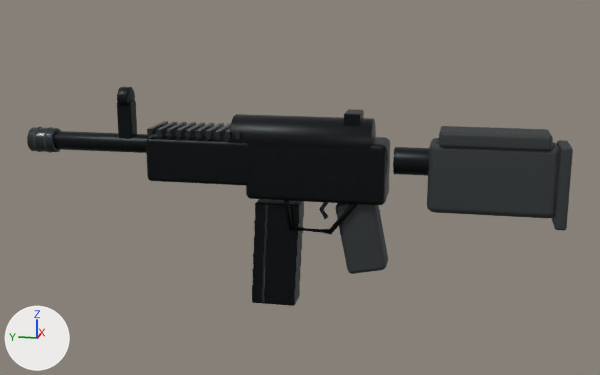
An edit to the glTF model models/csgo/famas.glb, drawn before and after from the same camera.
Before and after are seen from a 50 mm camera at (-1.319, -0.194, 0.301) aimed at (0.007, 0.072, -0.031). Lighting does not change. The marker at lower left points along +X, +Y and +Z. The first picture is the older version. Where no turn or scale is listed for an object, it has been applied to the vertices. Vertices at exactly the same position are counted once.

Names of what the first picture shows: 'weapon_Machined edges', 'weapon_Parkerized steel', 'weapon_Polymer'.
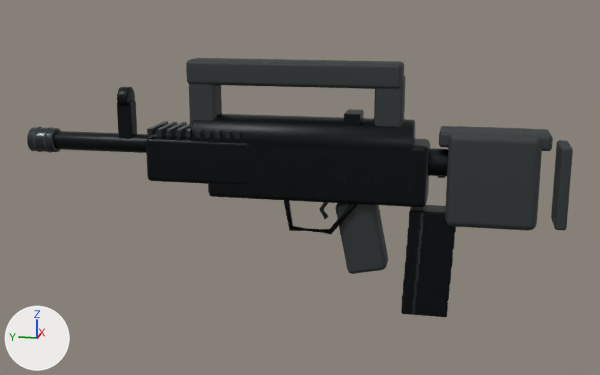
Boxes (x1, y1, x2, y2) around the edits, measured in the pictures (600 x 375 px; the box of a moved part takes in the faces that stretch with it):
'weapon_Parkerized steel', reshaped (7% wider): before (53, 87, 429, 306); after (53, 87, 456, 317)
'weapon_Polymer', reshaped: before (33, 126, 573, 274); after (33, 58, 573, 274)
'weapon_Machined edges', reshaped: before (27, 121, 329, 304); after (27, 121, 423, 315)
part 1 of me_cylinder_001, moved or reshaped: before (265, 205, 268, 222); after (420, 213, 423, 231)
part 2 of me_cylinder_001, moved or reshaped: before (265, 222, 267, 239); after (419, 230, 422, 248)
part 3 of me_cylinder_001, moved or reshaped: before (264, 238, 266, 255); after (417, 247, 420, 265)
part 4 of me_cylinder_001, moved or reshaped: before (263, 255, 266, 271); after (415, 264, 418, 282)
part 5 of me_cylinder_001, moved or reshaped: before (263, 271, 265, 288); after (414, 281, 417, 298)
part 6 of me_cylinder_001, moved or reshaped: before (262, 287, 264, 304); after (412, 298, 415, 315)
part 7 of me_cylinder_005, moved or reshaped: before (229, 114, 376, 150); after (191, 114, 415, 151)
part 8 of me_cylinder_005, moved or reshaped: before (255, 199, 304, 224); after (409, 205, 456, 233)
part 9 of me_cylinder_005, moved or reshaped: before (254, 218, 303, 240); after (407, 226, 455, 250)
part 10 of me_cylinder_005, moved or reshaped: before (254, 235, 302, 257); after (406, 245, 453, 267)
part 11 of me_cylinder_005, moved or reshaped: before (253, 251, 301, 273); after (404, 260, 452, 284)
part 12 of me_cylinder_005, moved or reshaped: before (252, 268, 300, 290); after (403, 279, 450, 300)
part 13 of me_cylinder_005, moved or reshaped: before (252, 282, 300, 306); after (401, 294, 448, 317)
part 14 of me_cylinder_005, moved or reshaped: before (379, 138, 390, 205); after (421, 139, 430, 207)
part 15 of me_cylinder_005, moved or reshaped: before (246, 194, 379, 205); after (209, 192, 421, 207)
part 16 of me_cylinder_005, moved or reshaped: before (246, 137, 385, 201); after (208, 139, 425, 203)
part 17 of me_cylinder_008, rebuilt (27% narrower, 31% taller): before (427, 138, 560, 218); after (445, 126, 542, 231)
part 18 of me_cylinder_008, added: after (189, 84, 222, 128)
part 19 of me_cylinder_008, added: after (374, 76, 405, 127)
part 20 of me_cylinder_008, added: after (186, 58, 404, 89)

Edits to the bpy script that builds the scene:
```text
Change me_cylinder_001:
    remove me_cylinder_001.from_pydata(...)  # 2610 vertices, 5096 faces; spans x -0.081..0.008, y -0.107..0.473, z -0.27..0.028
    add me_cylinder_001.from_pydata(...)  # 2610 vertices, 5096 faces; spans x -0.081..0.008, y -0.21..0.473, z -0.27..0.028
    me_cylinder_001 part 1: the loose piece of 80 vertices spanning x -0.066..-0.064, y 0.045..0.049, z -0.125..-0.095 is moved by (0.0, -0.255, 0.0)
    me_cylinder_001 part 2: the loose piece of 80 vertices spanning x -0.066..-0.064, y 0.047..0.051, z -0.154..-0.124 is moved by (0.0, -0.255, 0.0)
    me_cylinder_001 part 3: the loose piece of 80 vertices spanning x -0.066..-0.064, y 0.048..0.052, z -0.183..-0.153 is moved by (0.0, -0.255, 0.0)
    me_cylinder_001 part 4: the loose piece of 80 vertices spanning x -0.066..-0.064, y 0.05..0.054, z -0.212..-0.182 is moved by (0.0, -0.255, 0.0)
    me_cylinder_001 part 5: the loose piece of 80 vertices spanning x -0.066..-0.064, y 0.051..0.055, z -0.241..-0.211 is moved by (0.0, -0.255, 0.0)
    me_cylinder_001 part 6: the loose piece of 80 vertices spanning x -0.066..-0.064, y 0.053..0.057, z -0.27..-0.24 is moved by (0.0, -0.255, 0.0)
    other edits to the shape of me_cylinder_001 do not show in these pictures
Change me_cylinder_005:
    where me_cylinder_005.from_pydata(...)  # 2360 vertices, 4612 faces; spans x -0.039..0.039, y -0.651..0.159, z -0.267..0.096
    me_cylinder_005 part 7: the loose piece of 144 vertices spanning x -0.038..0.038, y -0.415..-0.185, z -0.021..0.055 is scaled about its middle by (1, 1.57, 1)
    me_cylinder_005 part 8: the loose piece of 96 vertices spanning x -0.023..0.023, y -0.298..-0.223, z -0.122..-0.089 is moved by (0.0, -0.255, 0.0)
    me_cylinder_005 part 9: the loose piece of 96 vertices spanning x -0.023..0.023, y -0.296..-0.221, z -0.151..-0.118 is moved by (0.0, -0.255, 0.0)
    me_cylinder_005 part 10: the loose piece of 96 vertices spanning x -0.023..0.023, y -0.295..-0.22, z -0.18..-0.147 is moved by (0.0, -0.255, 0.0)
    me_cylinder_005 part 11: the loose piece of 96 vertices spanning x -0.023..0.023, y -0.293..-0.218, z -0.209..-0.176 is moved by (0.0, -0.255, 0.0)
    me_cylinder_005 part 12: the loose piece of 96 vertices spanning x -0.023..0.023, y -0.292..-0.217, z -0.238..-0.205 is moved by (0.0, -0.255, 0.0)
    me_cylinder_005 part 13: the loose piece of 96 vertices spanning x -0.023..0.023, y -0.29..-0.215, z -0.267..-0.234 is moved by (0.0, -0.255, 0.0)
    me_cylinder_005 part 14: all 48 vertices in x -0.038..0.038, y -0.44..-0.431, z -0.08..0.02 are moved by (0.0, -0.065, 0.0)
    me_cylinder_005 part 15: 24 of the vertices in x -0.038..0.038, y -0.219..-0.21, z -0.08..-0.071 are moved by (0.0, 0.065, 0.0)
    me_cylinder_005 part 16: 24 of the vertices in x -0.038..0.038, y -0.219..-0.21, z 0.011..0.02 are moved by (0.0, 0.065, 0.0)
Change me_cylinder_008:
    remove me_cylinder_008.from_pydata(...)  # 1792 vertices, 3508 faces; spans x -0.033..0.041, y -0.869..0.036, z -0.203..0.089
    add me_cylinder_008.from_pydata(...)  # 2080 vertices, 4072 faces; spans x -0.043..0.043, y -0.869..0.036, z -0.203..0.145
    me_cylinder_008 part 17: the loose piece of 96 vertices spanning x -0.029..0.029, y -0.854..-0.654, z -0.091..0.024 is rebuilt with 96 vertices and now spans x -0.043..0.043, y -0.824..-0.684, z -0.108..0.042
    me_cylinder_008 part 18: a new loose piece of 96 vertices spanning x -0.023..0.023, y -0.307..-0.262, z 0.025..0.125, in mat_polymer (dark grey #2d3233)
    me_cylinder_008 part 19: a new loose piece of 96 vertices spanning x -0.023..0.023, y -0.612..-0.567, z 0.025..0.125, in mat_polymer (dark grey #2d3233)
    me_cylinder_008 part 20: a new loose piece of 96 vertices spanning x -0.025..0.025, y -0.609..-0.259, z 0.105..0.145, in mat_polymer (dark grey #2d3233)
```
